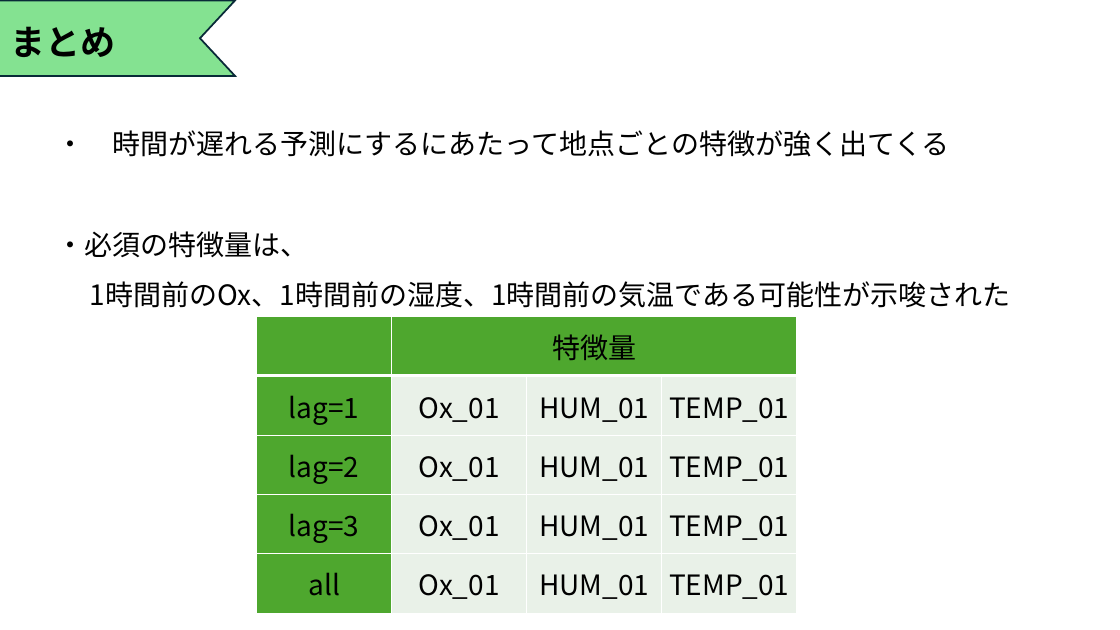
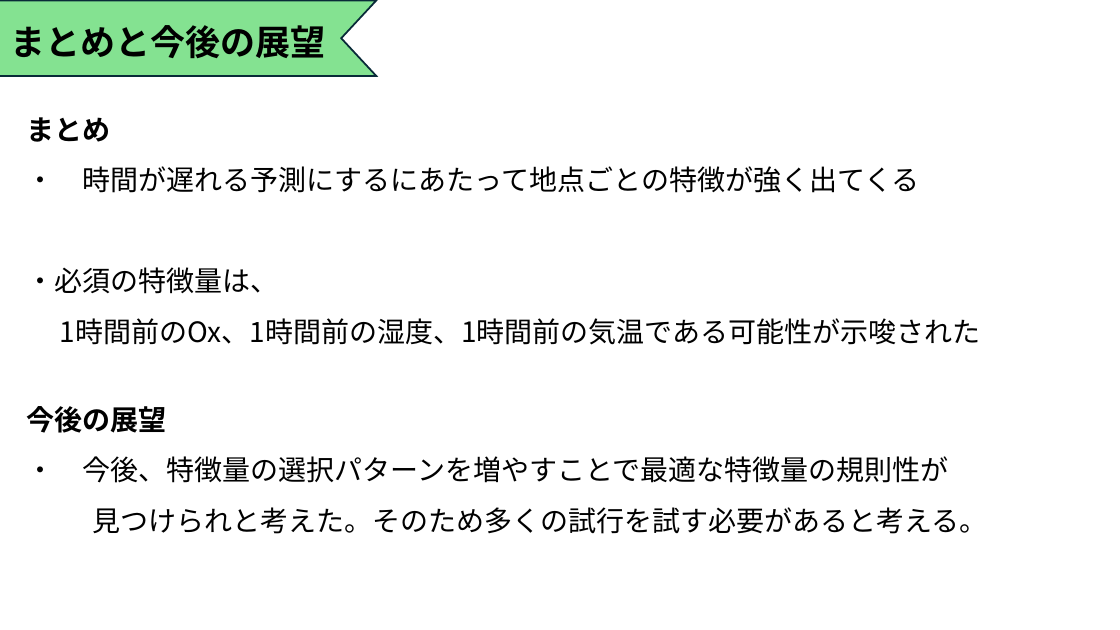
Before and after one commit to Tatsuki0623/lab, a slide deck: slide 9 of out_data/最終発表.pptx (slide 12 before the commit). Drawn at 1120x630 pixels with LibreOffice and Linux fonts; fonts in the diff are those of the drawing. Boxes give left, top, right and bottom in pixels: in the first picture for what was removed or moved away, otherwise in the second. Text is boxed around its words. In the diff, an @@ line names an element or a change of style, - is before the commit and + after.

```diff
--- a/out_data/最終発表.pptx
+++ b/out_data/最終発表.pptx
@@ chevron: place and size @@
-chevron at (0, 1, 235, 76)
+chevron at (0, 1, 376, 76)
@@ text at (11, 25, 326, 59): text changed @@
-まとめ
+まとめと今後の展望
@@ text "まとめ": place and size @@
-text "まとめ" at (56, 130, 1011, 308)
+text "まとめ" at (27, 117, 981, 345)
@@ text at (27, 117, 111, 142): paragraph added @@
+まとめ
@@ table removed at (257, 317, 798, 613), 5 rows, 4 columns @@
- | 特徴量 |  | 
-lag=1 | Ox_01 | HUM_01 | TEMP_01
-lag=2 | Ox_01 | HUM_01 | TEMP_01
-lag=3 | Ox_01 | HUM_01 | TEMP_01
-all | Ox_01 | HUM_01 | TEMP_01
@@ text added at (27, 406, 987, 534), 24 pt, text #000000 @@
+今後の展望
+・ 今後、特徴量の選択パターンを増やすことで最適な特徴量の規則性が
+見つけられと考えた。そのため多くの試行を試す必要があると考える。
```
Also in this commit, not shown: 1 other slide changed, 2 other files.
